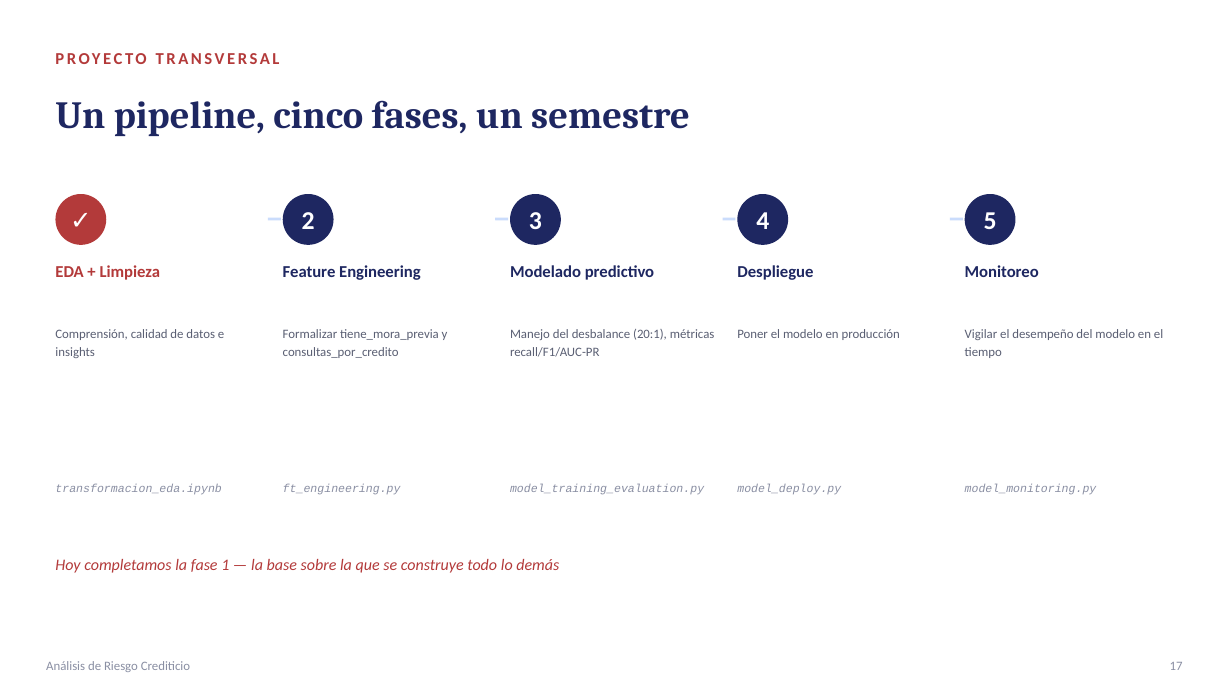
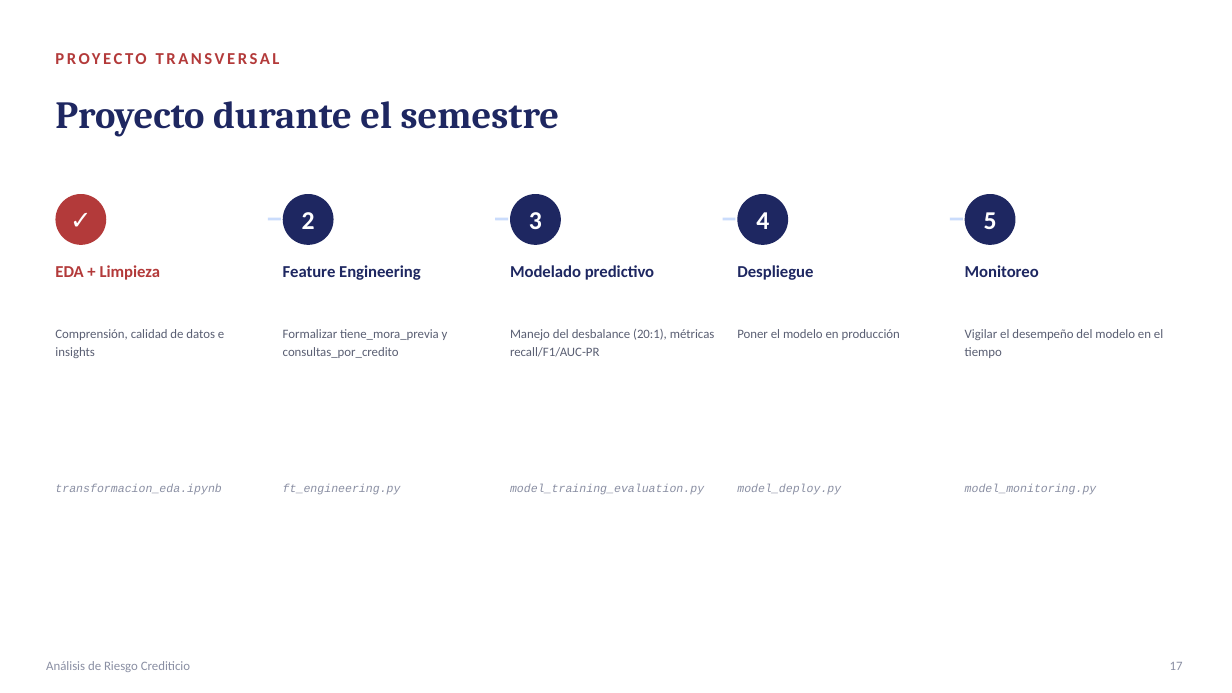
Before and after one commit to papiarcacamilo/MLOPS_CURSE, a slide deck: slide 17 of PRESENTACION.pptx. Drawn at 1232x693 pixels with LibreOffice and Linux fonts; fonts in the diff are those of the drawing. Boxes give left, top, right and bottom in pixels: in the first picture for what was removed or moved away, otherwise in the second. Text is boxed around its words. In the diff, an @@ line names an element or a change of style, - is before the commit and + after.

```diff
--- a/PRESENTACION.pptx
+++ b/PRESENTACION.pptx
@@ text at [55, 101, 560, 137]: text changed @@
-Un pipeline, cinco fases, un semestre
+Proyecto durante el semestre
@@ text removed at [55, 559, 559, 573] @@
-Hoy completamos la fase 1 — la base sobre la que se construye todo lo demás
```
Also in this commit, not shown: 11 other slides changed, 1 other file.
